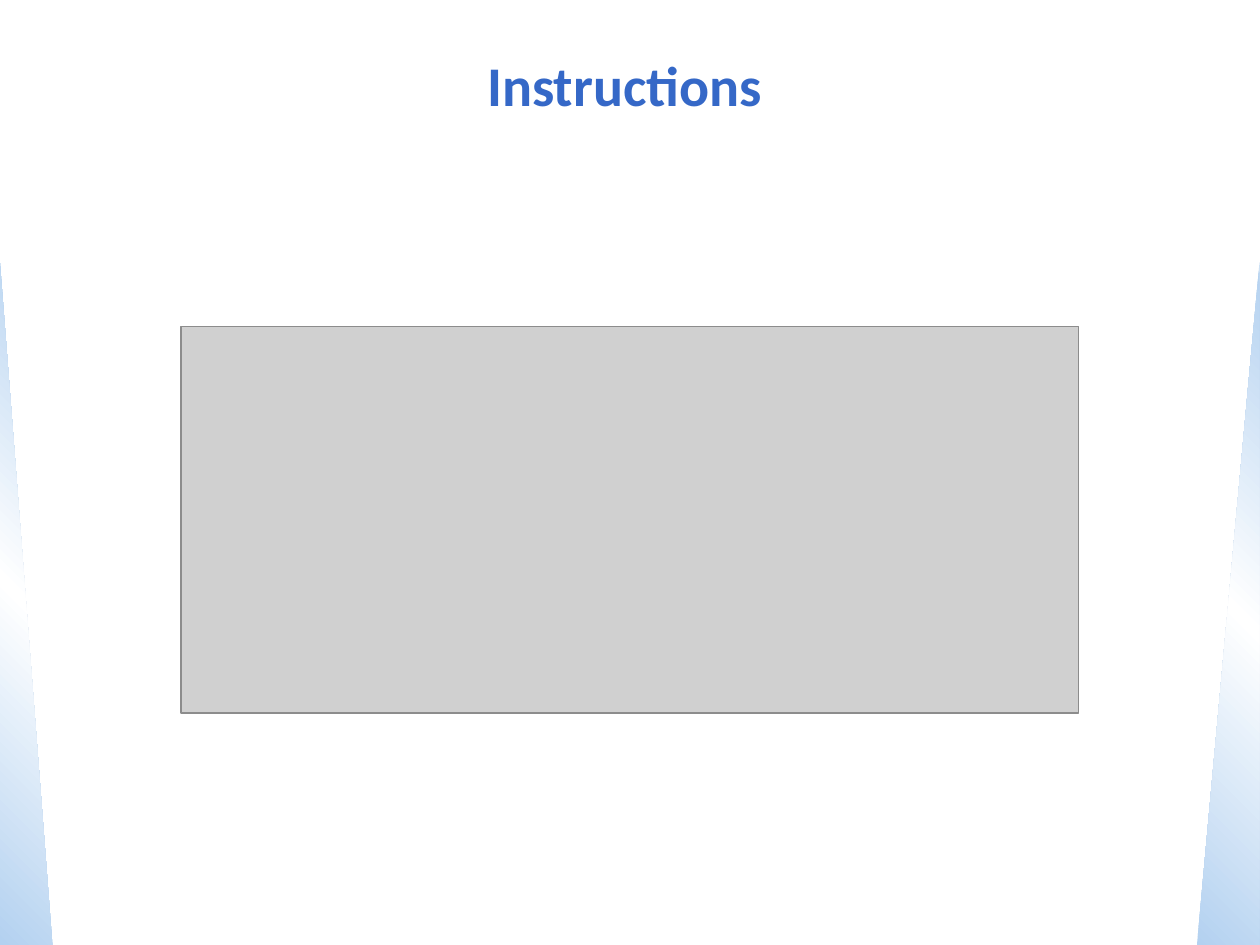
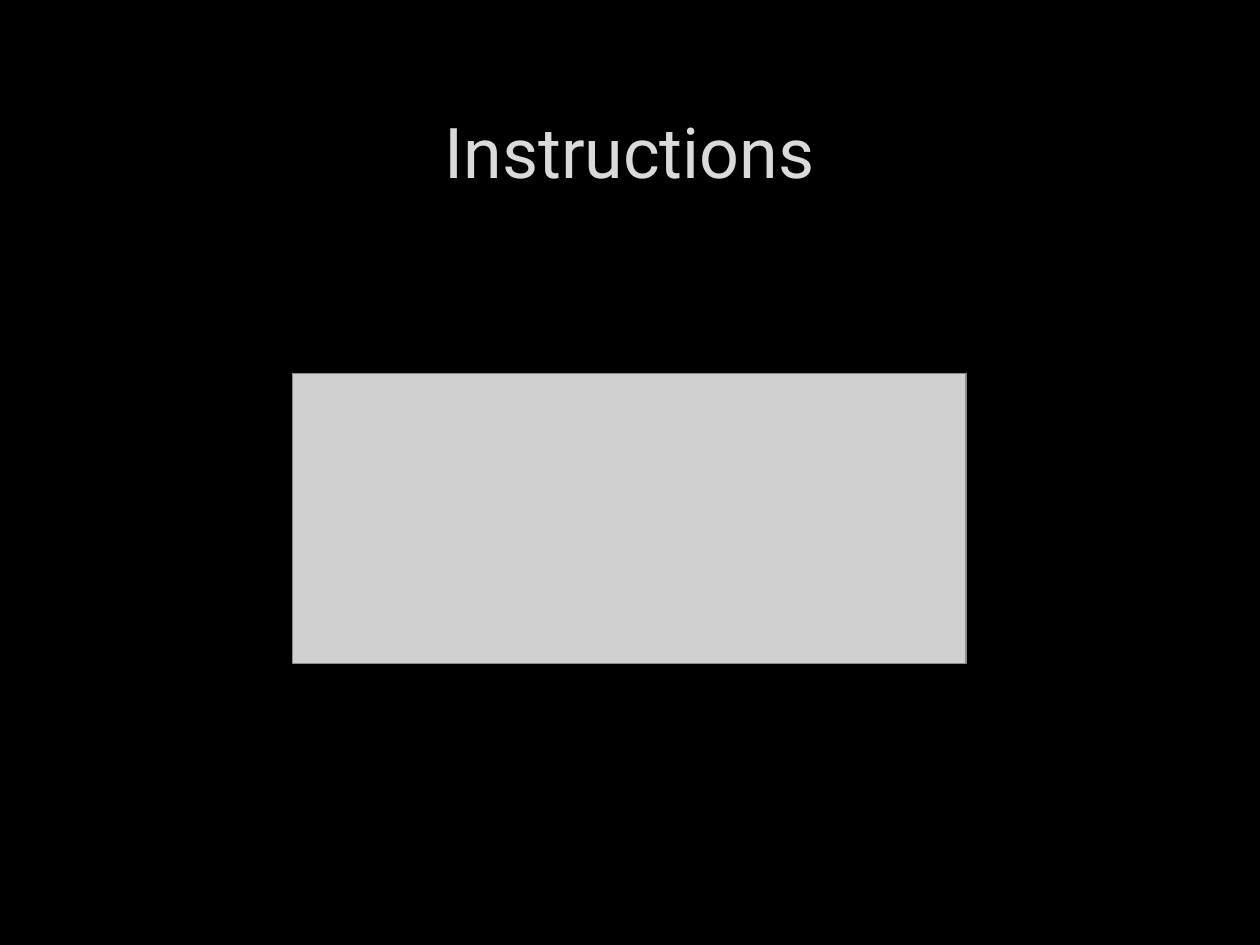
Before and after one commit to ZacharyVasey/CS3339, a slide deck: slide 15 of Lecture4.pptx. Drawn at 1260x945 pixels with LibreOffice and Linux fonts; fonts in the diff are those of the drawing; grey boxes stand for pictures; background and template pictures are left out. Boxes give left, top, right and bottom in pixels: in the first picture for what was removed or moved away, otherwise in the second. Text is boxed around its words. In the diff, an @@ line names an element or a change of style, - is before the commit and + after.

```diff
--- a/Lecture4.pptx
+++ b/Lecture4.pptx
@@ background #FFFFFF to picture (left out) @@
@@ title "Instructions" moved from (x1=487, y1=66, x2=762, y2=107) to (x1=444, y1=127, x2=814, y2=179) @@
@@ title "Instructions" at (x1=444, y1=127, x2=814, y2=179): size 32 to 40 pt, font Calibri to Roboto, text colour #3568C7 to #DADADA, letter outline none to #404040 0.75 pt, bold off @@
@@ right triangle removed at (x1=0, y1=262, x2=53, y2=945) @@
@@ right triangle removed at (x1=1197, y1=262, x2=1260, y2=945) @@
@@ picture resized from (x1=181, y1=326, x2=1079, y2=713) to (x1=292, y1=373, x2=965, y2=663) @@
```
Also in this commit, not shown: 26 other slides changed, 4 other files.
